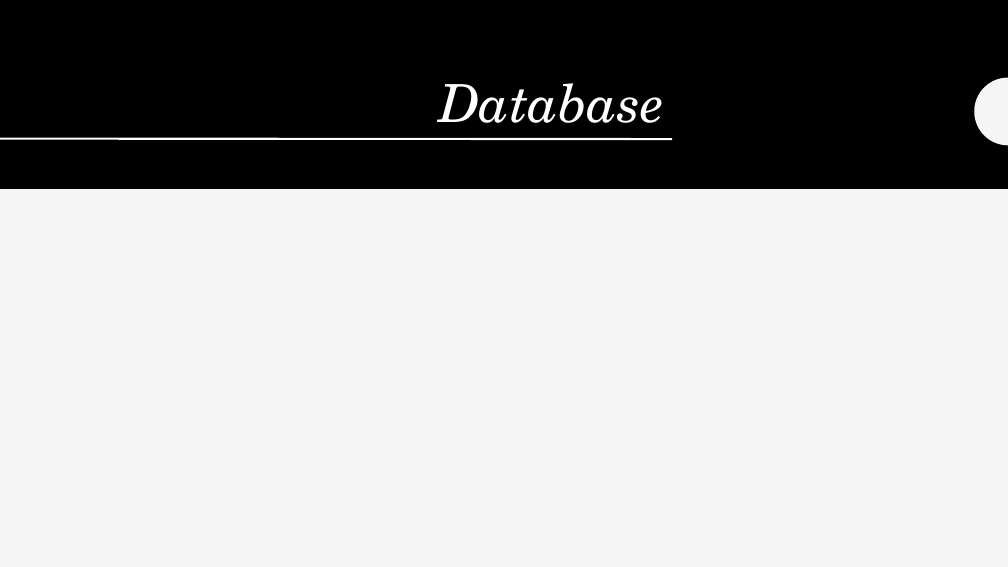
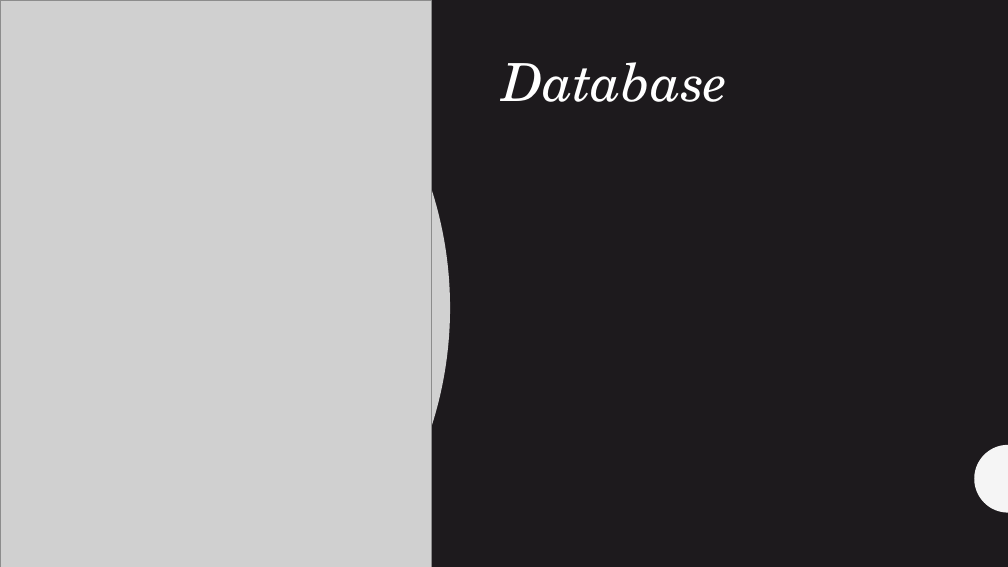
Before and after one commit to arc71080/group_project_3, a slide deck: slide 4 of Powerpoint.pptx. Drawn at 1008x567 pixels with LibreOffice and Linux fonts; fonts in the diff are those of the drawing; grey boxes stand for pictures. Boxes give left, top, right and bottom in pixels: in the first picture for what was removed or moved away, otherwise in the second. Text is boxed around its words. In the diff, an @@ line names an element or a change of style, - is before the commit and + after.

```diff
--- a/Powerpoint.pptx
+++ b/Powerpoint.pptx
@@ background #F5F5F5 to #1D1A1D @@
@@ rectangle at (x1=0, y1=0, x2=1008, y2=567): fill #F5F5F5 to #1D1A1D @@
@@ rectangle removed at (x1=0, y1=0, x2=1008, y2=189) @@
@@ freeform shape added at (x1=0, y1=0, x2=450, y2=567), fill #FFFFFF at 80% opacity @@
@@ picture added at (x1=0, y1=0, x2=431, y2=567) @@
@@ title "Database" moved from (x1=439, y1=83, x2=664, y2=123) to (x1=502, y1=62, x2=727, y2=102) @@
@@ title "Database" at (x1=502, y1=62, x2=727, y2=102): alignment right to left; vertical alignment bottom to top @@
@@ line removed from (0, 138) to (672, 139) @@
@@ freeform shape at (x1=975, y1=445, x2=1008, y2=513): fill #262626 to #FFFFFF @@
@@ freeform shape moved from (x1=975, y1=78, x2=1008, y2=146) to (x1=975, y1=445, x2=1008, y2=513) @@
@@ line (0, 513) - (372, 513): stroke #262626 2 pt to #FFFFFF 2 pt @@
```
Also in this commit, not shown: 6 other slides changed, 1 other file.
